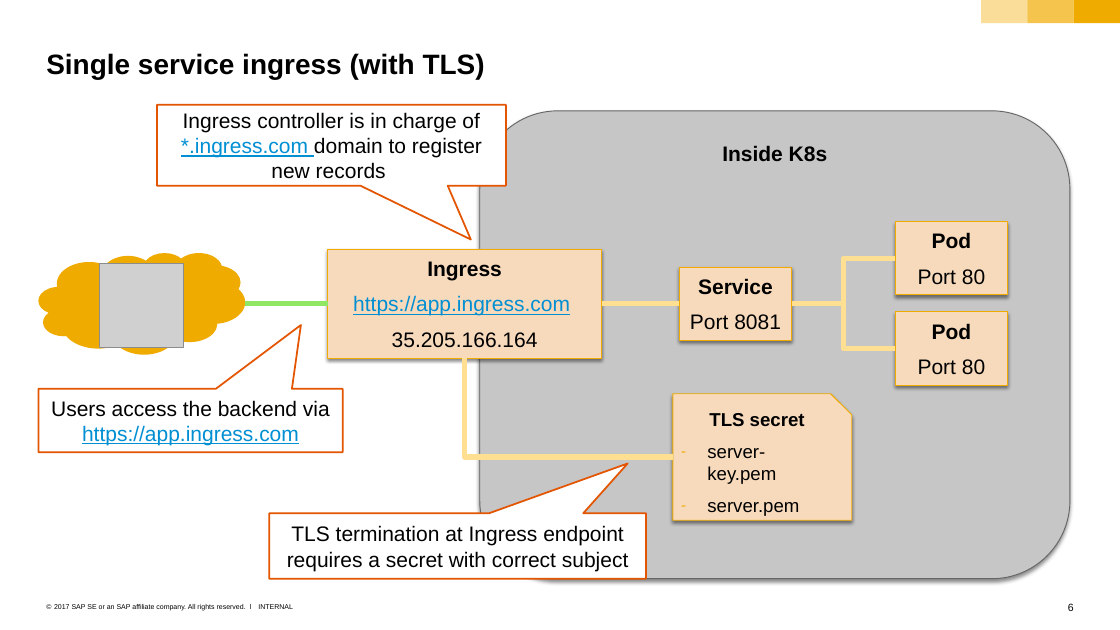
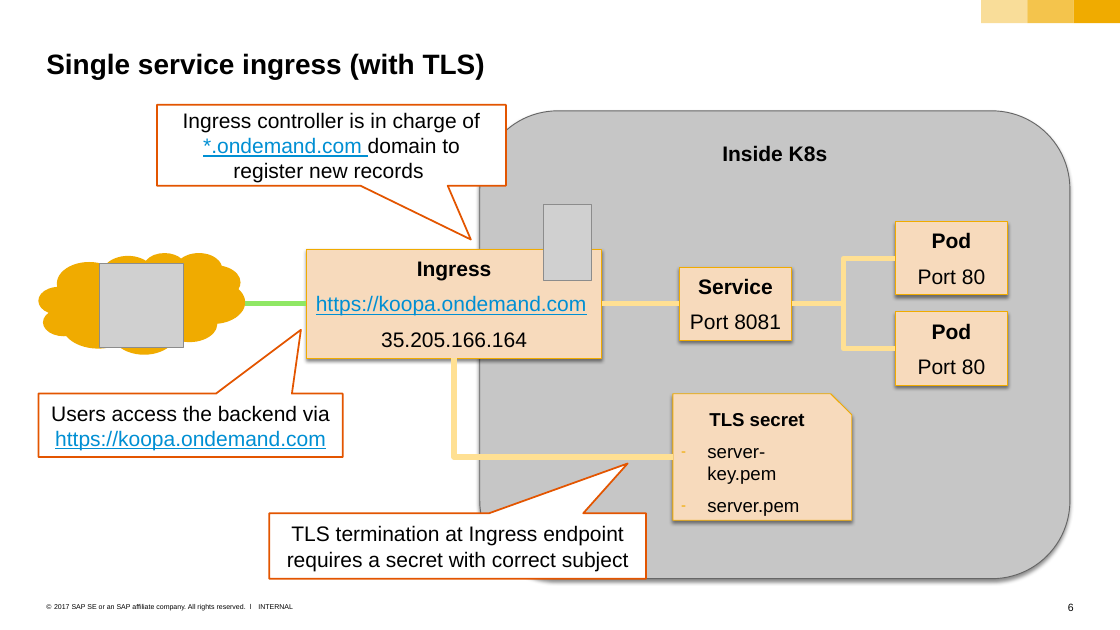
Before and after one commit to cuijiyao01/docker-k8s-training, a slide deck: slide 6 of kubernetes/09_ingress.pptx. Drawn at 1120x630 pixels with LibreOffice and Linux fonts; fonts in the diff are those of the drawing; grey boxes stand for pictures. Boxes give left, top, right and bottom in pixels: in the first picture for what was removed or moved away, otherwise in the second. Text is boxed around its words. In the diff, an @@ line names an element or a change of style, - is before the commit and + after.

Commit message:
added koopas

```diff
--- a/kubernetes/09_ingress.pptx
+++ b/kubernetes/09_ingress.pptx
@@ text in speech box at box(183, 112, 479, 183): text changed @@
-Ingress controller is in charge of *.ingress.com domain to register new records
+Ingress controller is in charge of *.ondemand.com domain to register new records
@@ picture added at box(544, 204, 592, 280) @@
@@ rectangle "Ingress": place and size @@
-rectangle "Ingress" at box(327, 249, 602, 358)
+rectangle "Ingress" at box(306, 249, 602, 358)
@@ text in rectangle at box(316, 295, 587, 316): text changed @@
-https://app.ingress.com
+https://koopa.ondemand.com
@@ line moved from (245, 303) - (327, 303) to (245, 303) - (306, 303) @@
@@ elbow line moved from (464, 358) - (673, 457) to (454, 358) - (673, 457) @@
@@ speech box "Users access the backend via ...": place and size @@
-speech box "Users access the backend via ..." at box(39, 389, 343, 452)
+speech box "Users access the backend via ..." at box(39, 394, 343, 457)
@@ text in speech box at box(51, 405, 330, 450): text changed; text colour #000000 to #008FD3 @@
-Users access the backend via https://app.ingress.com
+Users access the backend via https://koopa.ondemand.com
```
Also in this commit, not shown: 3 other slides changed.
